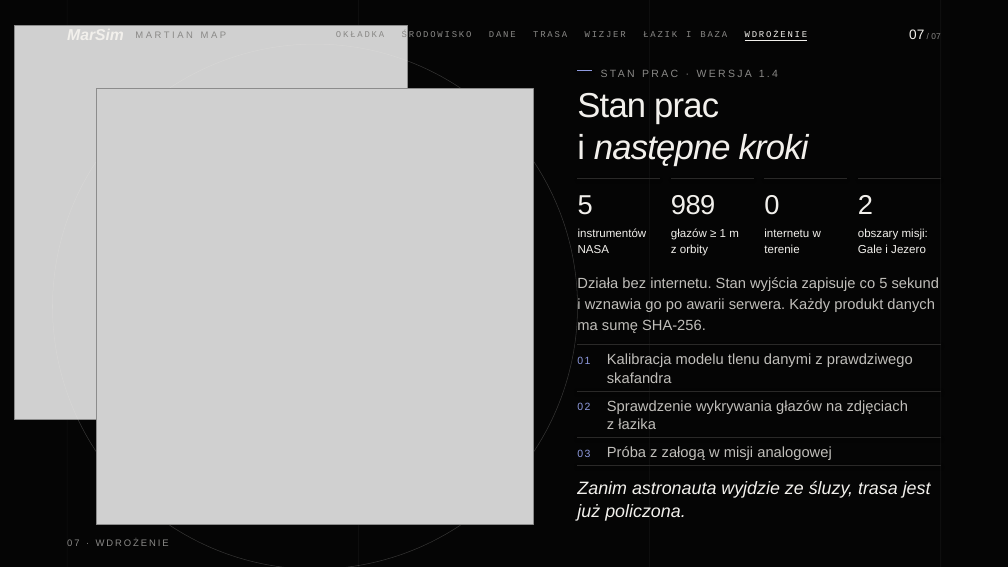
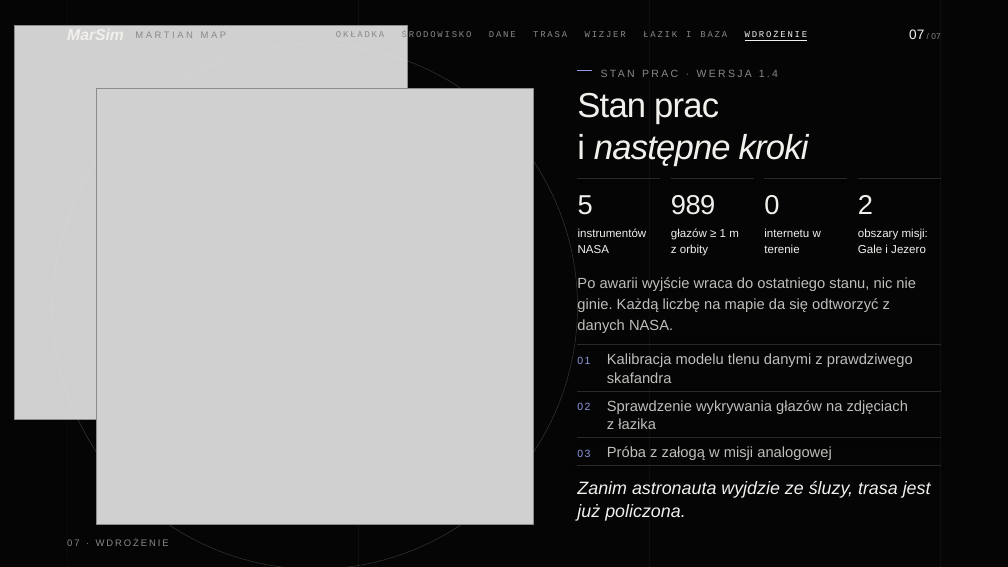
Before and after one commit to Aqayooooo/MarSim, a slide deck: slide 7 of prezentacja/MarSim-prezentacja.pptx. Drawn at 1008x567 pixels with LibreOffice and Linux fonts; fonts in the diff are those of the drawing; grey boxes stand for pictures. Boxes give left, top, right and bottom in pixels: in the first picture for what was removed or moved away, otherwise in the second. Text is boxed around its words. In the diff, an @@ line names an element or a change of style, - is before the commit and + after.

Commit message:
Prezentacja: język dla jurora zamiast szczegółów technicznych
Bez teleportu na wizjerze, bez SHA-256, serwera i żargonu (LTST, τ, σ,
DTM, A*, Pandolf) na slajdach. Zamiast tego co dana rzecz daje załodze.
Nazwy metod zostają w notatkach prowadzącego.

```diff
--- a/prezentacja/MarSim-prezentacja.pptx
+++ b/prezentacja/MarSim-prezentacja.pptx
@@ text at (x1=577, y1=277, x2=916, y2=333): text changed @@
-Działa bez internetu. Stan wyjścia zapisuje co 5 sekund i wznawia go po awarii serwera. Każdy produkt danych ma sumę SHA-256.
+Po awarii wyjście wraca do ostatniego stanu, nic nie ginie. Każdą liczbę na mapie da się odtworzyć z danych NASA.
```
Also in this commit, not shown: 5 other slides changed, 7 other files.
